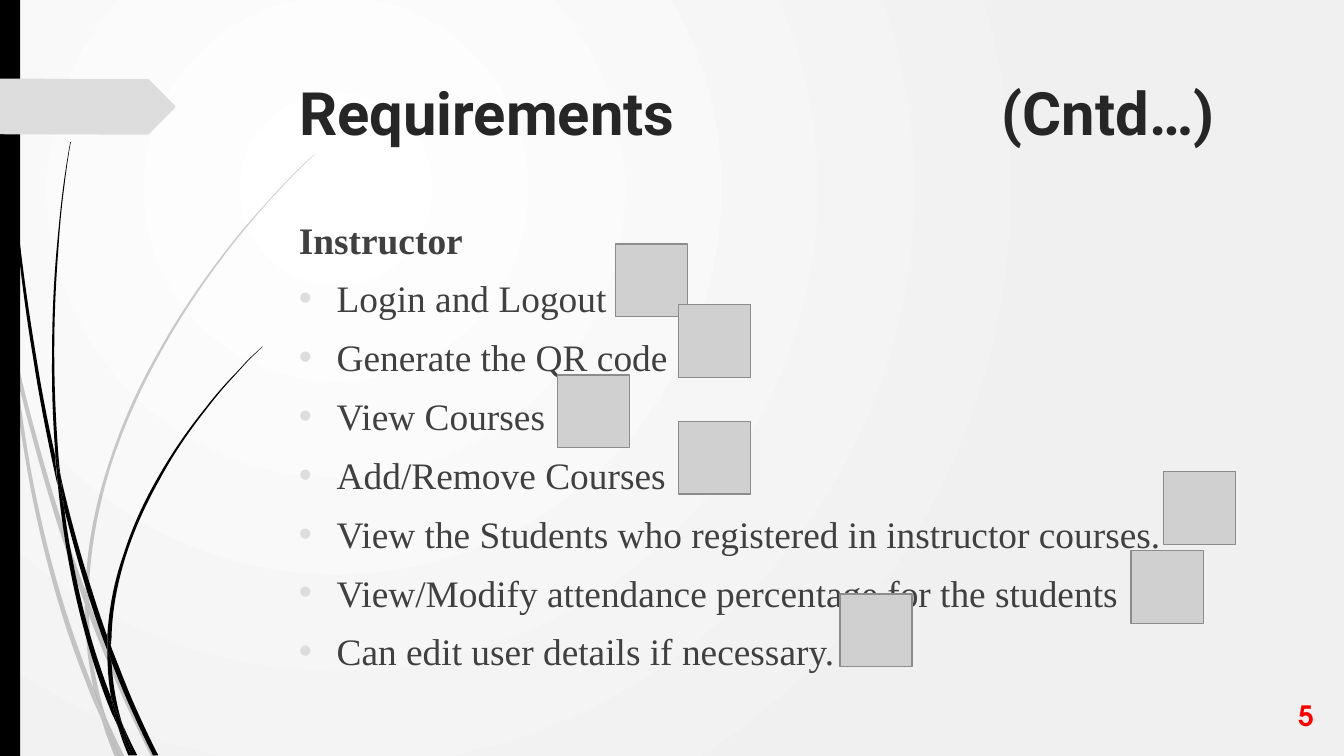
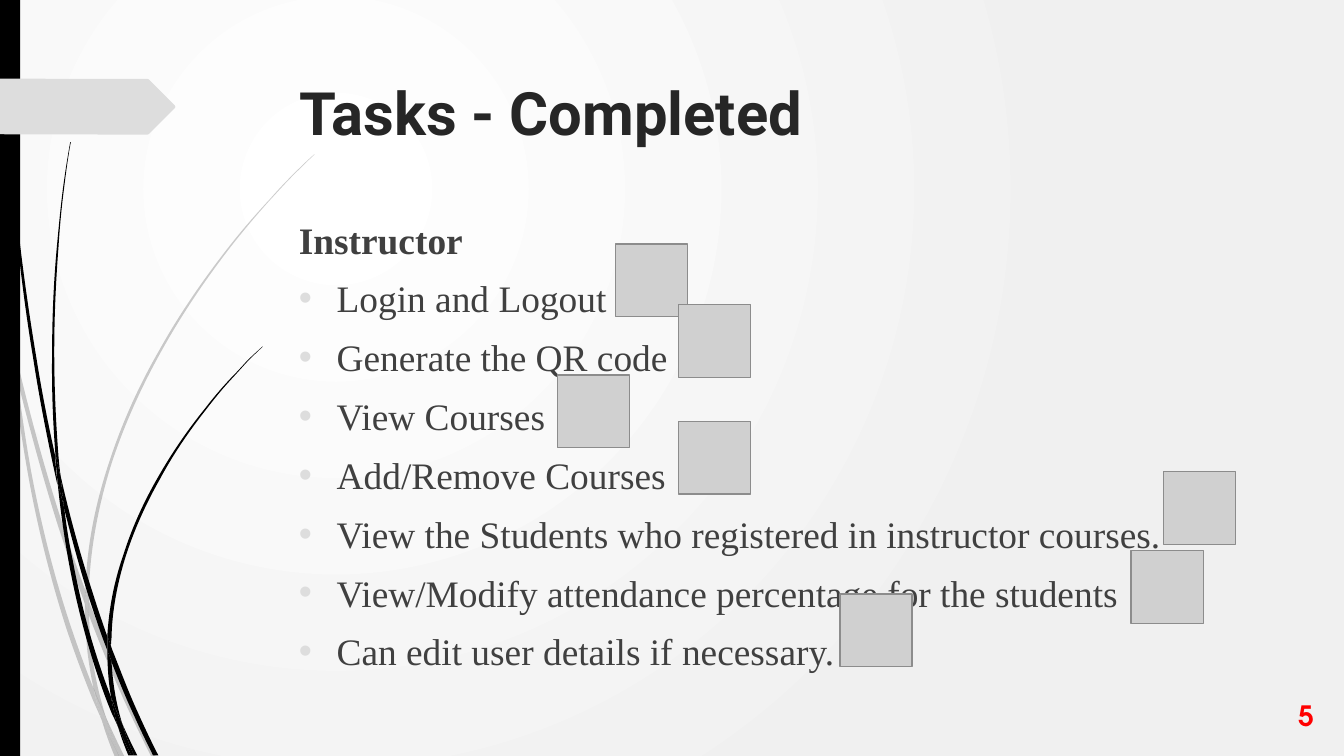
Before and after one commit to VamsiDevalla/Student-Attendance-Tracking, a slide deck: slide 5 of Team B - Code Green - MidtermPresentation.pptx. Drawn at 1344x756 pixels with LibreOffice and Linux fonts; fonts in the diff are those of the drawing; grey boxes stand for pictures. Boxes give left, top, right and bottom in pixels: in the first picture for what was removed or moved away, otherwise in the second. Text is boxed around its words. In the diff, an @@ line names an element or a change of style, - is before the commit and + after.

```diff
--- a/Team B - Code Green - MidtermPresentation.pptx
+++ b/Team B - Code Green - MidtermPresentation.pptx
@@ title at (299, 90, 802, 147): text changed @@
-Requirements (Cntd…)
+Tasks - Completed
```
Also in this commit, not shown: 2 other slides changed, 1 slide added, 1 slide removed.
